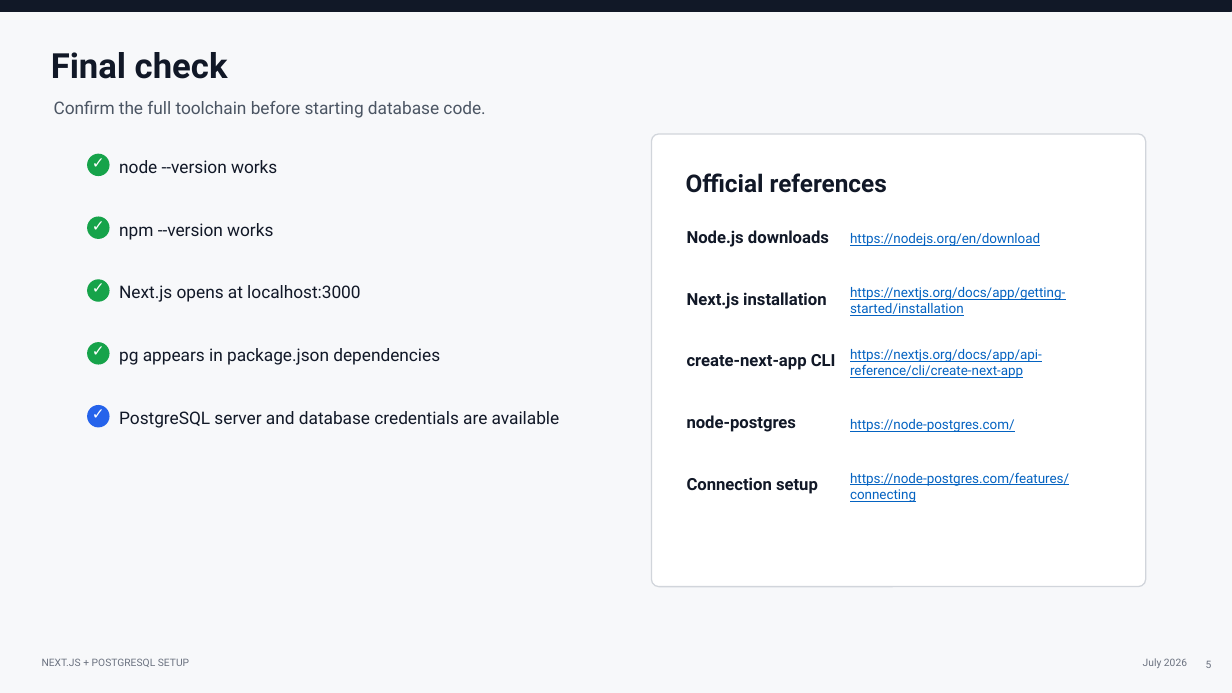
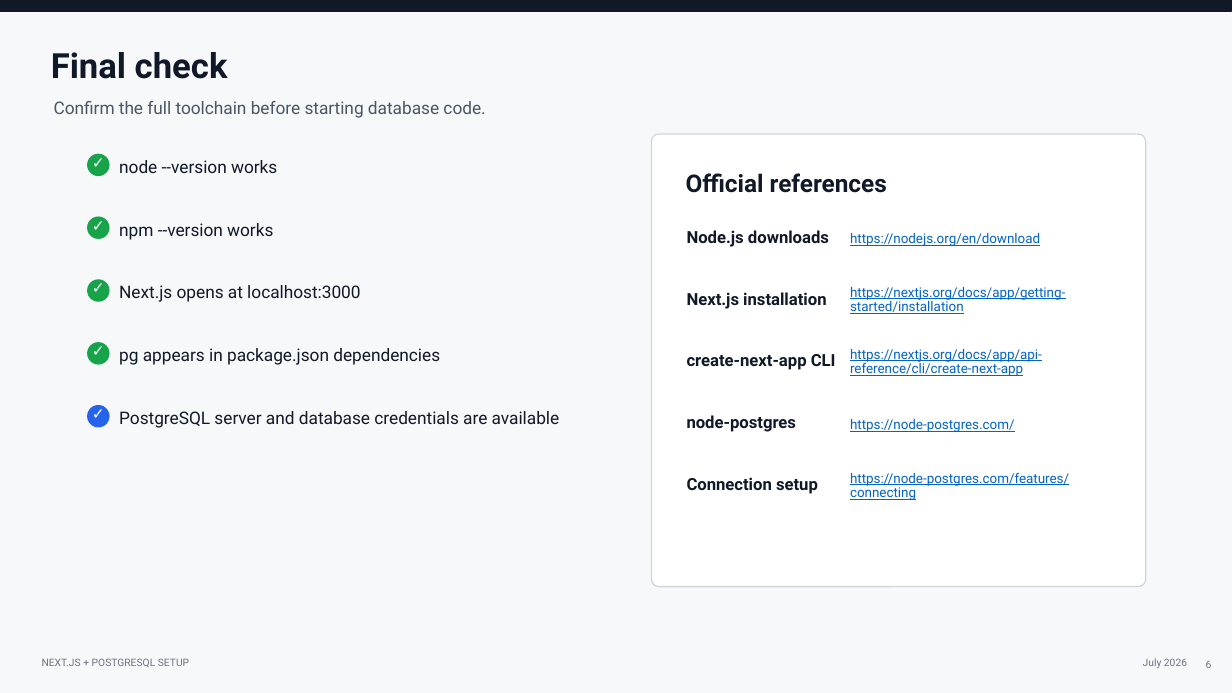
Before and after one commit to watswat5/DBToolTalk, a slide deck: slide 6 of nextjs_postgresql_setup_updated.pptx (slide 5 before the commit). Drawn at 1232x693 pixels with LibreOffice and Linux fonts; fonts in the diff are those of the drawing. Boxes give left, top, right and bottom in pixels: in the first picture for what was removed or moved away, otherwise in the second. Text is boxed around its words. In the diff, an @@ line names an element or a change of style, - is before the commit and + after.

```diff
--- a/nextjs_postgresql_setup_updated.pptx
+++ b/nextjs_postgresql_setup_updated.pptx
@@ line spacing 1 to 0.9 in 3 elements at (x1=850, y1=287, x2=1065, y2=314), (x1=850, y1=349, x2=1042, y2=376), (x1=850, y1=472, x2=1069, y2=500) @@
```
Also in this commit, not shown: 1 slide added.
